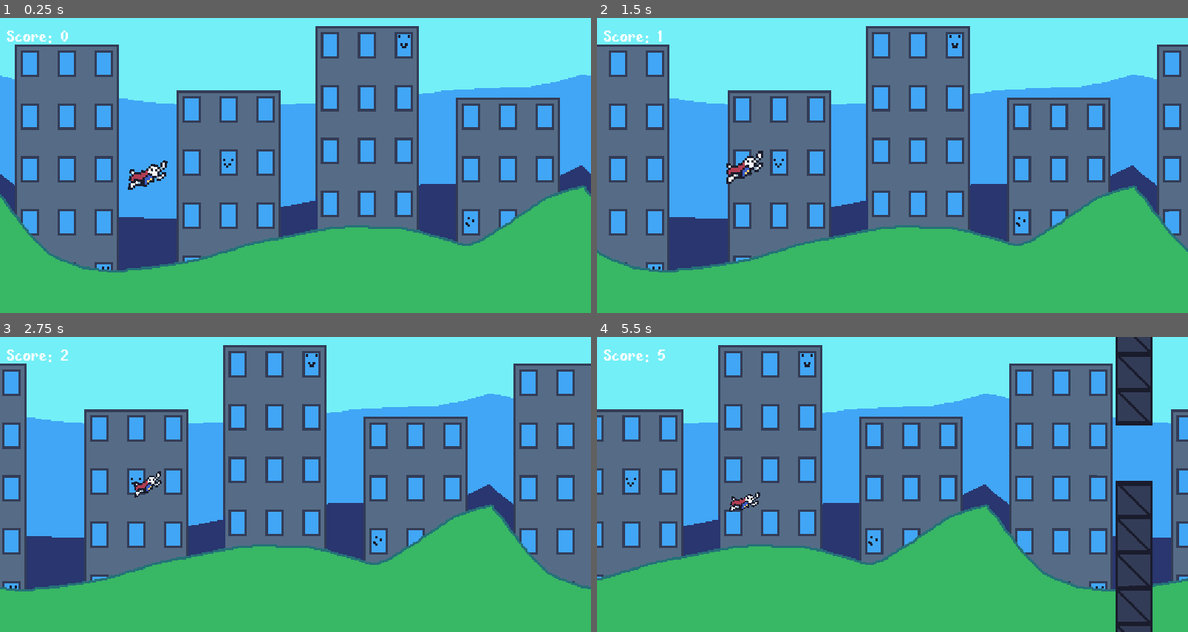
Above: before the commit, frames 1-4 (two rows, left to right).
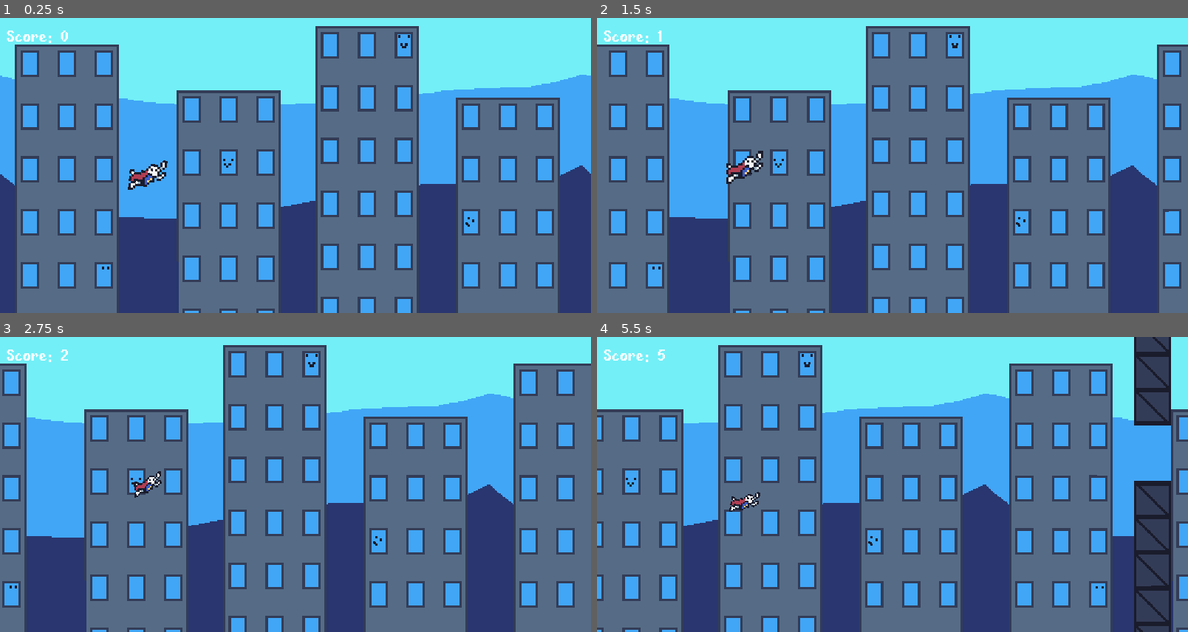
Above: after the commit, the same moments.

Repository: shadow-crafter/Super-Scale-Man
Game: Godot game, scene res://Scenes/game.tscn
Two runs of this game, one before a commit and one after it. Both use one fixed random seed, a clock stepped at 60 frames per second and the inputs below.
Inputs (mouse positions are in pixels of both pictures, inside the frame that each line leads up to):
- Up to frame 1 (0.25 s): no input
- Up to frame 2 (1.5 s): move the mouse to (1022, 150) at 0.52 s; hold W (Move_up) 0.53-1.28 s; right-click (1022, 150) at 0.6 s; move the mouse to (774, 180) at 1.27 s; hold S (Move_down) from 1.28 s (still down); click (774, 180) at 1.35 s
- Up to frame 3 (2.75 s): move the mouse to (354, 419) at 2.02 s; release S (Move_down) at 2.03 s; hold W (Move_up) from 2.03 s (still down); right-click (354, 419) at 2.1 s
- Up to frame 4 (5.5 s): move the mouse to (862, 543) at 2.77 s; click (862, 543) at 2.85 s; move the mouse to (1069, 528) at 3.52 s; release W (Move_up) at 3.53 s; hold S (Move_down) from 3.53 s (still down); right-click (1069, 528) at 3.6 s; move the mouse to (715, 440) at 4.27 s; click (715, 440) at 4.35 s; move the mouse to (922, 484) at 5.02 s; right-click (922, 484) at 5.1 s

The runs differ from the first frame. In frame 1, 26% of the frame differs, in the area x 0-100%, y 56-100%; in frame 2, 26%; in frame 3, 26%; in frame 4, 29%, in the area x 0-100%, y 0-100%.

Commit message:
Button art revamp
Made it look better by adding a balloon.

Diff:
--- a/Scenes/button/button.tscn
+++ b/Scenes/button/button.tscn
@@ -1,18 +1,100 @@
-[gd_scene load_steps=5 format=3 uid="uid://cd54ux3r0giuf"]
+[gd_scene load_steps=14 format=3 uid="uid://cd54ux3r0giuf"]
 
 [ext_resource type="Texture2D" uid="uid://daam3j54hl4qq" path="res://Assets/art/Button-Sheet.png" id="1_3ct5x"]
 [ext_resource type="Script" path="res://Scenes/button/button.gd" id="1_kifw2"]
 [ext_resource type="AudioStream" uid="uid://bf61d11v6we63" path="res://Assets/sfx/ButtonTouch.wav" id="3_hf11d"]
+[ext_resource type="Texture2D" uid="uid://cb4kaa5acc71n" path="res://Assets/art/balloon-Sheet.png" id="4_wdfvu"]
+
+[sub_resource type="AtlasTexture" id="AtlasTexture_38lyy"]
+atlas = ExtResource("4_wdfvu")
+region = Rect2(0, 0, 8, 22)
+
+[sub_resource type="AtlasTexture" id="AtlasTexture_nncqx"]
+atlas = ExtResource("4_wdfvu")
+region = Rect2(8, 0, 8, 22)
+
+[sub_resource type="AtlasTexture" id="AtlasTexture_8gnwj"]
+atlas = ExtResource("4_wdfvu")
+region = Rect2(16, 0, 8, 22)
+
+[sub_resource type="AtlasTexture" id="AtlasTexture_qafnl"]
+atlas = ExtResource("4_wdfvu")
+region = Rect2(24, 0, 8, 22)
+
+[sub_resource type="SpriteFrames" id="SpriteFrames_o1etq"]
+animations = [{
+"frames": [{
+"duration": 1.0,
+"texture": SubResource("AtlasTexture_38lyy")
+}, {
+"duration": 1.0,
+"texture": SubResource("AtlasTexture_nncqx")
+}, {
+"duration": 1.0,
+"texture": SubResource("AtlasTexture_8gnwj")
+}, {
+"duration": 1.0,
+"texture": SubResource("AtlasTexture_qafnl")
+}],
+"loop": true,
+"name": &"default",
+"speed": 4.0
+}]
 
 [sub_resource type="RectangleShape2D" id="RectangleShape2D_b3on0"]
 size = Vector2(42, 42)
+
+[sub_resource type="Animation" id="Animation_6vjkw"]
+resource_name = "sway"
+length = 3.0
+loop_mode = 1
+tracks/0/type = "value"
+tracks/0/imported = false
+tracks/0/enabled = true
+tracks/0/path = NodePath(".:rotation")
+tracks/0/interp = 1
+tracks/0/loop_wrap = true
+tracks/0/keys = {
+"times": PackedFloat32Array(0, 1.5, 3),
+"transitions": PackedFloat32Array(1, 1, 1),
+"update": 0,
+"values": [-0.0872665, -0.261799, -0.0872665]
+}
+
+[sub_resource type="Animation" id="Animation_0felw"]
+length = 0.001
+tracks/0/type = "value"
+tracks/0/imported = false
+tracks/0/enabled = true
+tracks/0/path = NodePath(".:rotation")
+tracks/0/interp = 1
+tracks/0/loop_wrap = true
+tracks/0/keys = {
+"times": PackedFloat32Array(0),
+"transitions": PackedFloat32Array(1),
+"update": 0,
+"values": [0.0]
+}
+
+[sub_resource type="AnimationLibrary" id="AnimationLibrary_cjs6w"]
+_data = {
+"RESET": SubResource("Animation_0felw"),
+"sway": SubResource("Animation_6vjkw")
+}
 
 [node name="Button" type="Area2D"]
 collision_layer = 4
 script = ExtResource("1_kifw2")
 
+[node name="AnimatedSprite2D" type="AnimatedSprite2D" parent="."]
+position = Vector2(0, -16)
+rotation = 0.0872665
+sprite_frames = SubResource("SpriteFrames_o1etq")
+autoplay = "default"
+frame_progress = 0.329037
+
 [node name="Sprite2D" type="Sprite2D" parent="."]
-scale = Vector2(2, 2)
+scale = Vector2(1.5, 1.5)
 texture = ExtResource("1_3ct5x")
 hframes = 2
 
@@ -23,5 +105,11 @@
 [node name="ButtonPress" type="AudioStreamPlayer2D" parent="."]
 stream = ExtResource("3_hf11d")
 
+[node name="AnimationPlayer" type="AnimationPlayer" parent="."]
+libraries = {
+"": SubResource("AnimationLibrary_cjs6w")
+}
+autoplay = "sway"
+
 [connection signal="area_entered" from="." to="." method="_on_area_entered"]
 [connection signal="area_exited" from="." to="." method="_on_area_exited"]
--- a/Scenes/game.gd
+++ b/Scenes/game.gd
@@ -18,5 +18,6 @@
 	hud.show_bonus_label()
 
 func _on_score_timer_timeout() -> void:
-	Game_Data.score += 1
-	hud.update_score_text()
+	if not player.dead:
+		Game_Data.score += 1
+		hud.update_score_text()
--- a/Scenes/game.tscn
+++ b/Scenes/game.tscn
@@ -33,6 +33,7 @@
 centered = false
 
 [node name="Grass" type="Parallax2D" parent="ParallaxBackground"]
+visible = false
 scroll_scale = Vector2(1.1, 1.1)
 repeat_size = Vector2(512, 0)
 autoscroll = Vector2(-32, 0)
@@ -45,7 +46,7 @@
 [node name="Hud" parent="." instance=ExtResource("2_t3eak")]
 
 [node name="Segment_Spawner" parent="." instance=ExtResource("2_wsyxe")]
-position = Vector2(544, 0)
+position = Vector2(560, 0)
 
 [node name="Player" parent="." instance=ExtResource("2_svo5w")]
 position = Vector2(128, 128)
--- a/Scenes/level_segments/button_segment.tscn
+++ b/Scenes/level_segments/button_segment.tscn
@@ -10,6 +10,7 @@
 size = Vector2(32, 256)
 
 [node name="ButtonSegment" instance=ExtResource("1_35mn1")]
+position = Vector2(16, 0)
 script = ExtResource("2_ppxqb")
 button_scene = ExtResource("3_dswx0")
 
Binary file changed: Assets/art/Button-Sheet.png
Binary file added: Assets/art/balloon-Sheet.png
Not shown, added: Assets/art/balloon-Sheet.png.import
Binary file changed: Assets/art/bgbuildings.png
Binary file changed: Assets/art/cracked_segment.png
